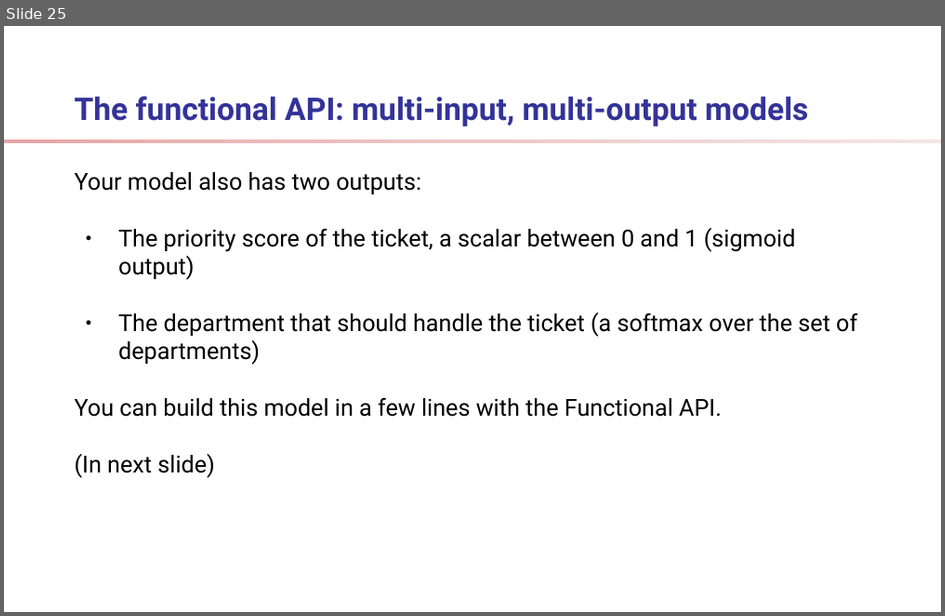
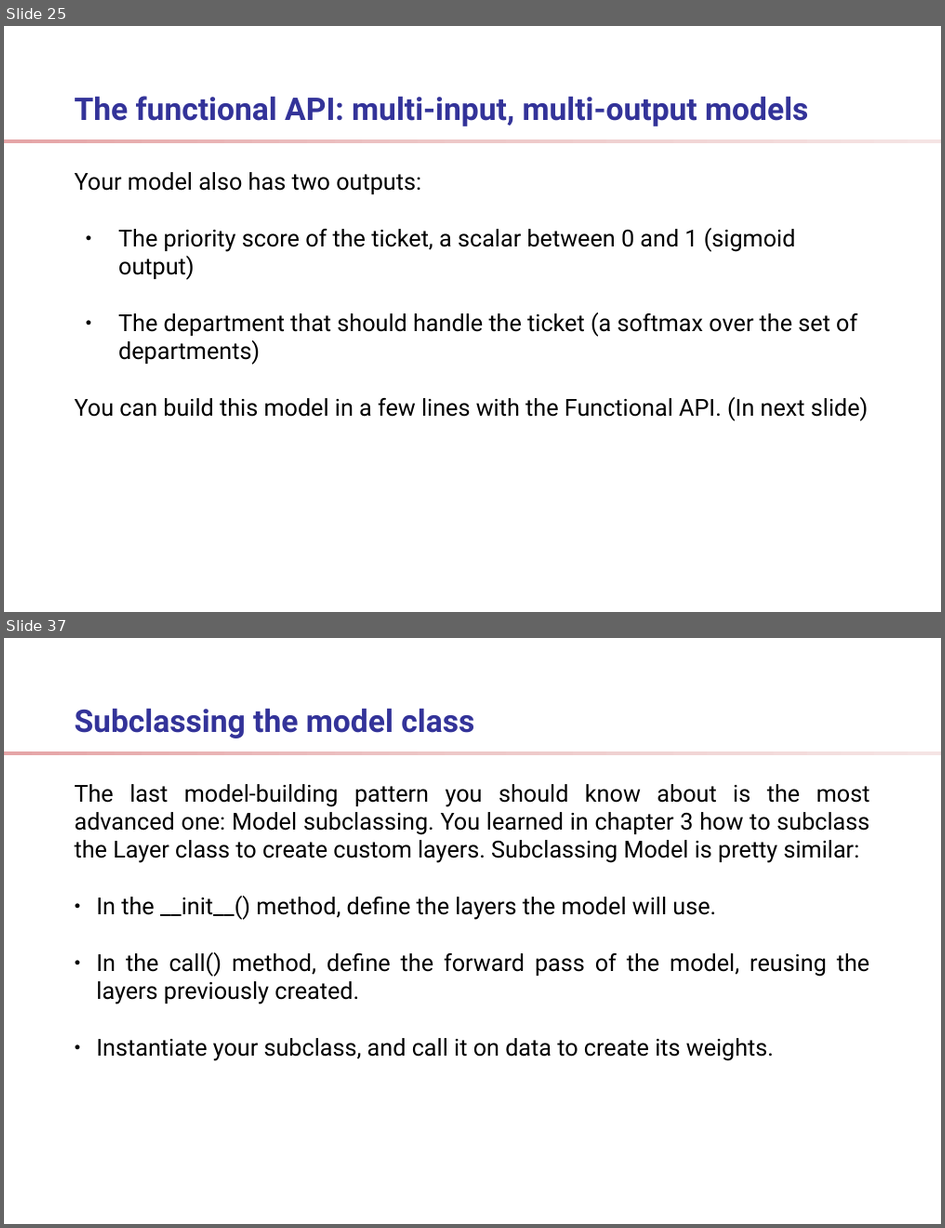
Before and after one commit to ShelpAm/learn-deep-learning, a slide deck: docs/presentation.odp. Shown one above the other, each under a label of ours: slide 25 before the commit, slides 25 and 37 after it; the slides between them are not shown. The pictures are 945x616 and 945x1228 pixels, drawn with LibreOffice and Linux fonts; fonts in the diff are those of the drawing; background and template pictures are left out. Boxes give left, top, right and bottom in pixels: in the first picture for what was removed or moved away, otherwise in the second. Text is boxed around its words. In the diff, an @@ line names an element or a change of style, - is before the commit and + after.

Commit message:
feat: chapter7 and chapter8

```diff
--- a/docs/presentation.odp
+++ b/docs/presentation.odp
@@ slide 37 added at (x1=4, y1=638, x2=941, y2=1224), background #FFFFFF; not listed: 1 template element that a slide beside it also shows @@
@@ title added at (x1=75, y1=708, x2=475, y2=738), 24 pt, text #333399, bold @@
+Subclassing the model class
@@ text added at (x1=75, y1=784, x2=871, y2=1061), 18 pt, text #000000 @@
+The last model-building pattern you should know about is the most advanced one: Model subclassing. You learned in chapter 3 how to subclass the Layer class to create custom layers. Subclassing Model is pretty similar:
+● In the __init__() method, define the layers the model will use.
+● In the call() method, define the forward pass of the model, reusing the layers previously created.
+● Instantiate your subclass, and call it on data to create its weights.
@@ slide 25 changed as well @@
@@ text at (x1=75, y1=397, x2=869, y2=421): text changed @@
-You can build this model in a few lines with the Functional API.
-(In next slide)
+You can build this model in a few lines with the Functional API. (In next slide)
```
Also in this commit, not shown: 23 other slides changed, 32 other slides added, 2 slides removed, 29 other files.
